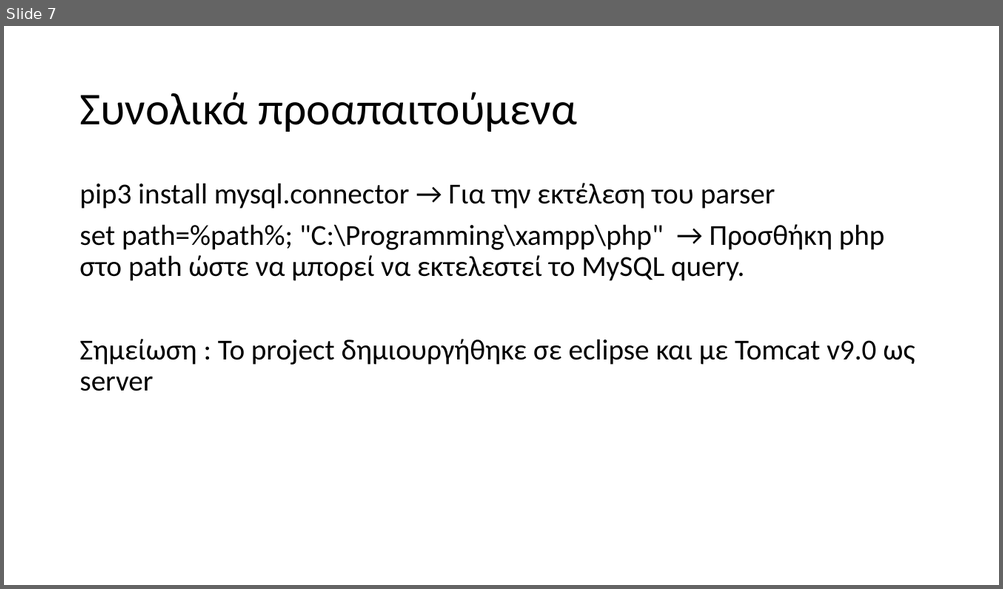
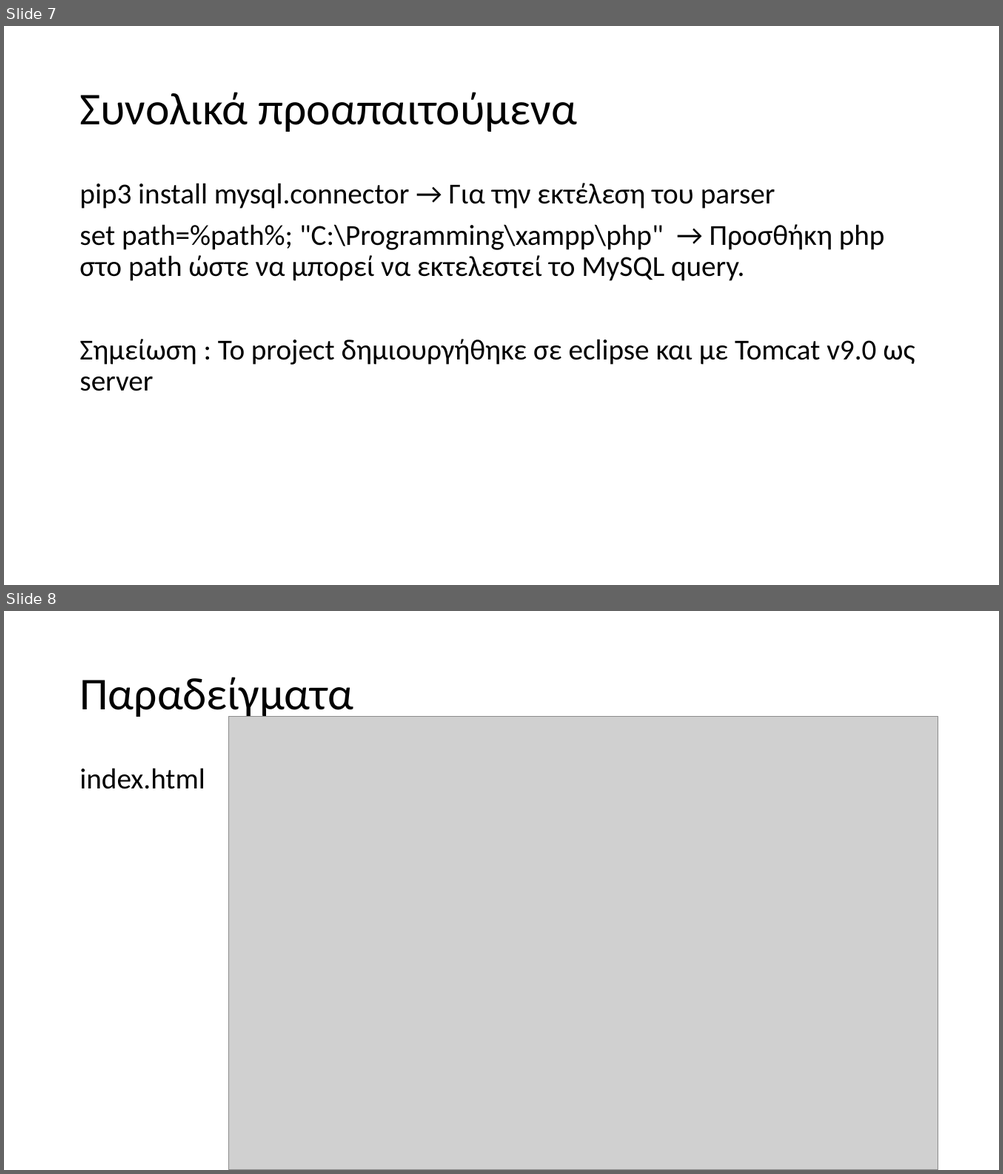
Before and after one commit to el17408/appathon-project, a slide deck: documentation/IaA_Project_Ρούσσης_Δημήτριος_el17408.pptx. Shown one above the other, each under a label of ours: slide 7 before the commit, slides 7 and 8 after it. The pictures are 1003x589 and 1003x1174 pixels, drawn with LibreOffice and Linux fonts; fonts in the diff are those of the drawing; grey boxes stand for pictures. Boxes give left, top, right and bottom in pixels: in the first picture for what was removed or moved away, otherwise in the second. Text is boxed around its words. In the diff, an @@ line names an element or a change of style, - is before the commit and + after.

```diff
--- a/documentation/IaA_Project_Ρούσσης_Δημήτριος_el17408.pptx
+++ b/documentation/IaA_Project_Ρούσσης_Δημήτριος_el17408.pptx
@@ slide 8 added at (x1=4, y1=611, x2=999, y2=1170), background #FFFFFF @@
@@ title added at (x1=79, y1=677, x2=353, y2=721), 44 pt, text #000000 @@
+Παραδείγματα
@@ picture added at (x1=229, y1=716, x2=938, y2=1170) @@
@@ text added at (x1=79, y1=768, x2=205, y2=789), 28 pt, text #000000 @@
+index.html
```
Also in this commit, not shown: 2 other slides added.
